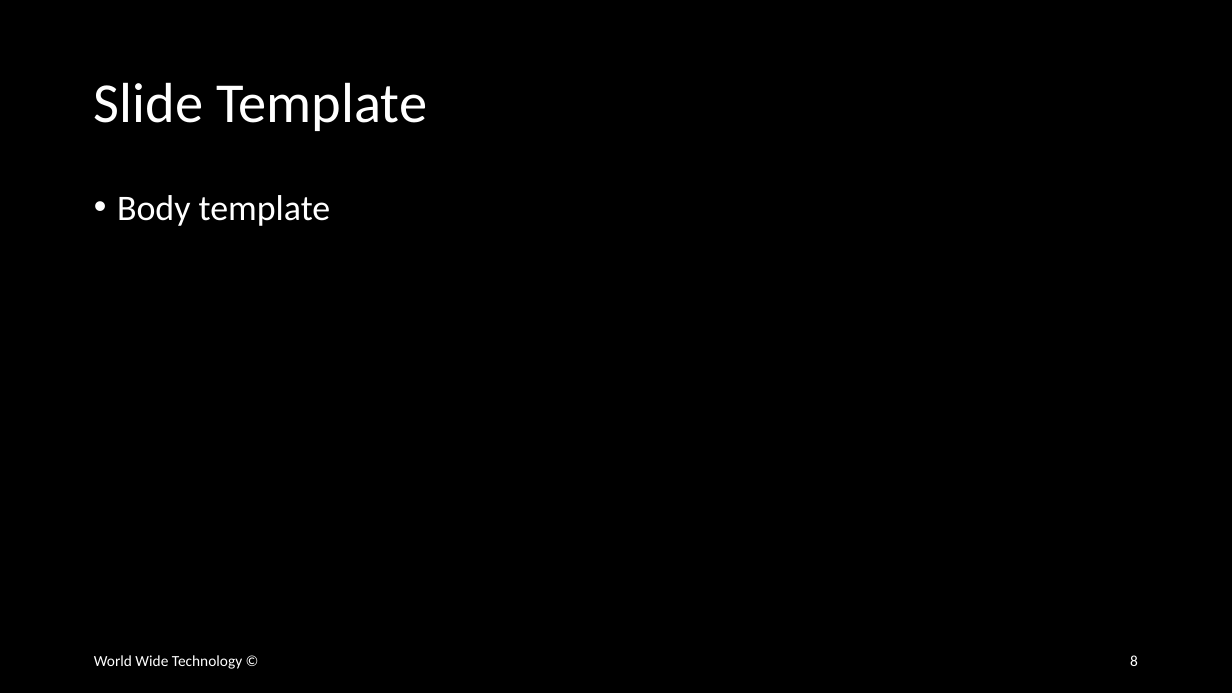
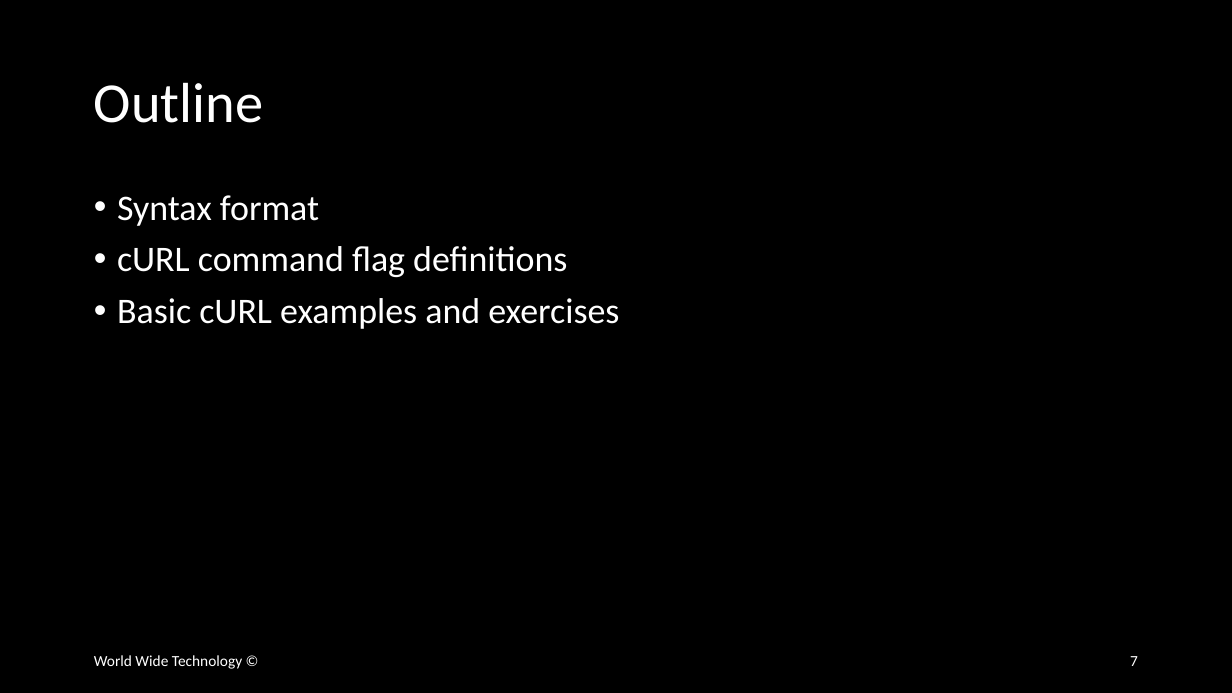
Before and after one commit to wwt/curl-requests-foundations, a slide deck: slide 7 of rest-api-http-foundations.pptx (slide 8 before the commit). Drawn at 1232x693 pixels with LibreOffice and Linux fonts; fonts in the diff are those of the drawing. Boxes give left, top, right and bottom in pixels: in the first picture for what was removed or moved away, otherwise in the second. Text is boxed around its words. In the diff, an @@ line names an element or a change of style, - is before the commit and + after.

Commit message:
Completed outline for review

```diff
--- a/rest-api-http-foundations.pptx
+++ b/rest-api-http-foundations.pptx
@@ title at (x1=94, y1=82, x2=263, y2=123): text changed @@
-Slide Template
+Outline
@@ text at (x1=117, y1=195, x2=619, y2=329): text changed @@
-• Body template
+• Syntax format
+• cURL command flag definitions
+• Basic cURL examples and exercises
@@ page number at (x1=1130, y1=656, x2=1138, y2=666): text changed @@
-8
+7
```
Also in this commit, not shown: 8 other slides changed, 4 slides added, 1 slide removed.
